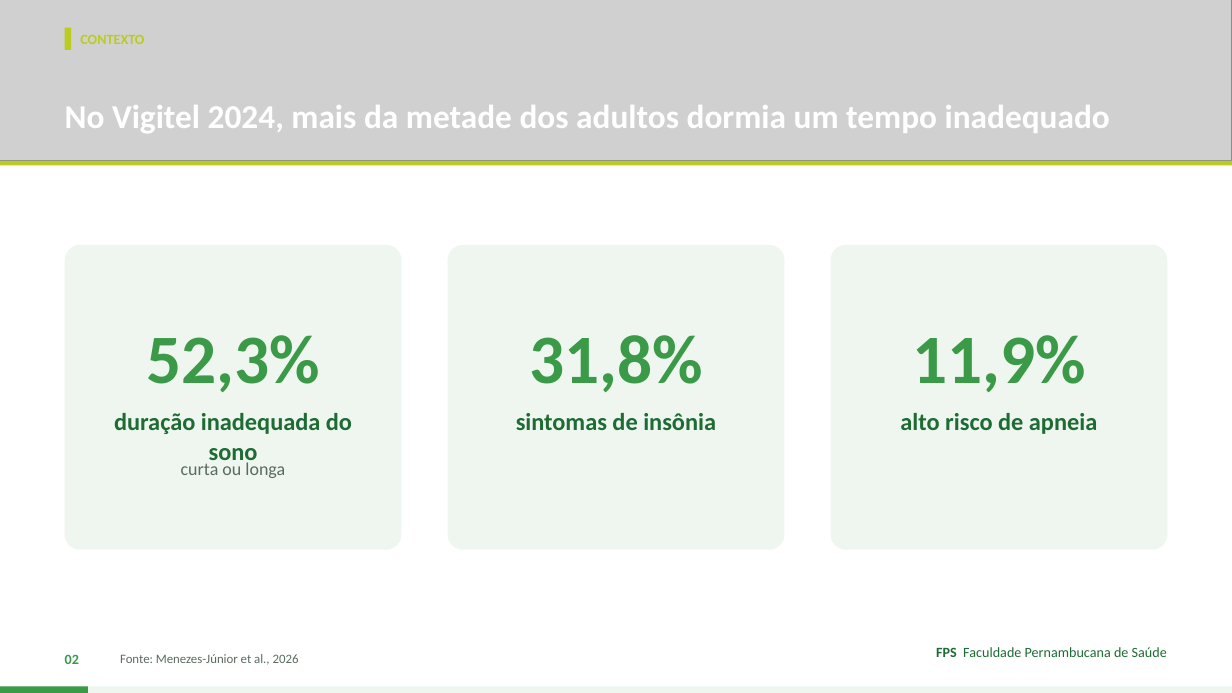
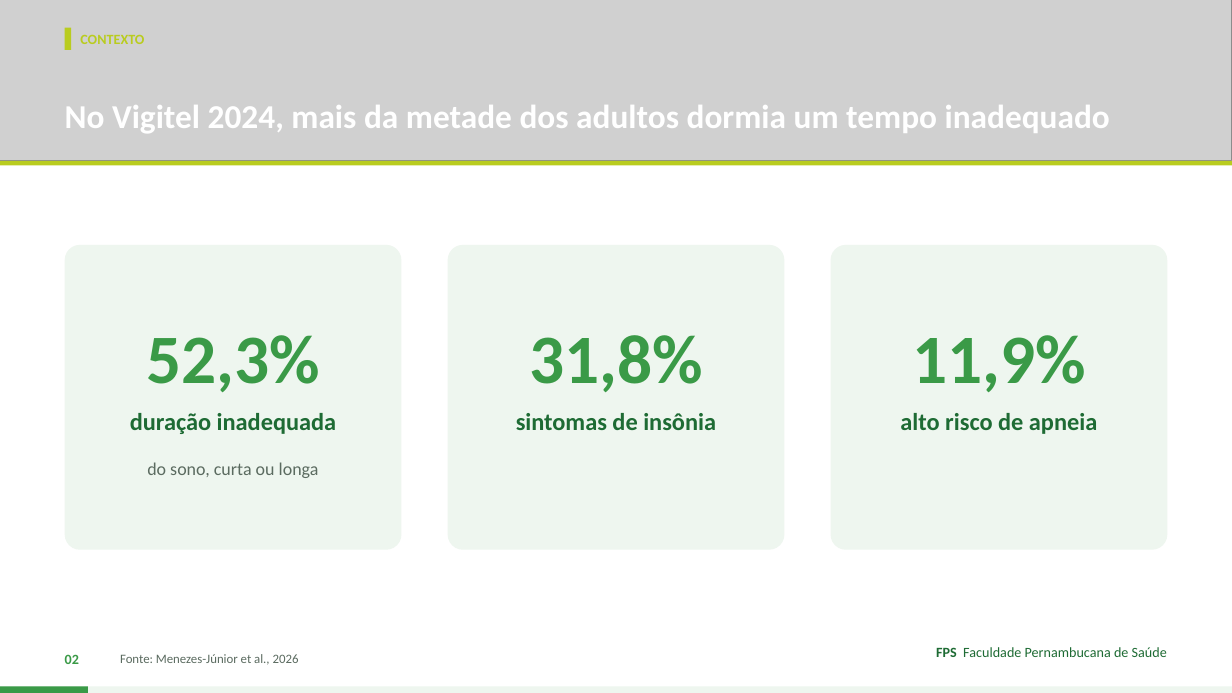
Before and after one commit to Institutomoraisandrade/CRM, a slide deck: slide 2 of trabalho-fps/trabalhos/2026-11-10-sono/apresentacao.pptx. Drawn at 1232x693 pixels with LibreOffice and Linux fonts; fonts in the diff are those of the drawing; grey boxes stand for pictures. Boxes give left, top, right and bottom in pixels: in the first picture for what was removed or moved away, otherwise in the second. Text is boxed around its words. In the diff, an @@ line names an element or a change of style, - is before the commit and + after.

```diff
--- a/trabalho-fps/trabalhos/2026-11-10-sono/apresentacao.pptx
+++ b/trabalho-fps/trabalhos/2026-11-10-sono/apresentacao.pptx
@@ text at (130,413,337,434): text changed @@
-duração inadequada do sono
+duração inadequada
@@ text at (147,462,319,478): text changed @@
-curta ou longa
+do sono, curta ou longa
```
Also in this commit, not shown: 20 other slides changed, 7 other files.
